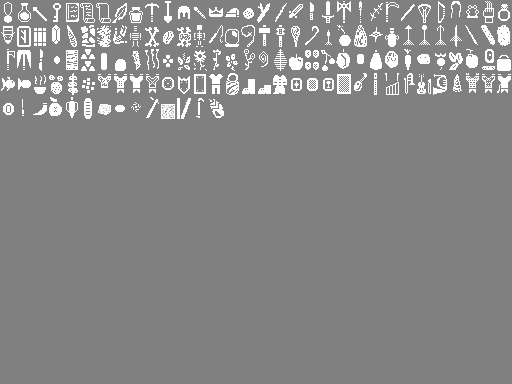
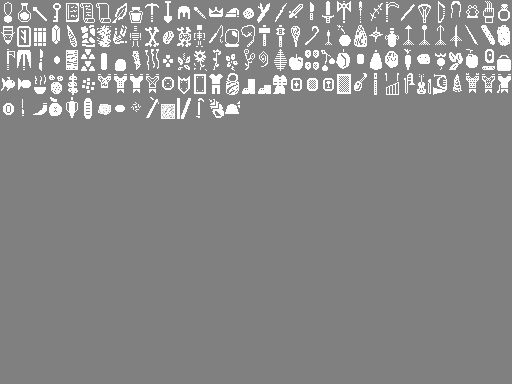
Before/after of a 512px x 384px layered artwork. What changed in the layer stack:
painted on "Background" over [225, 101, 240, 114]
